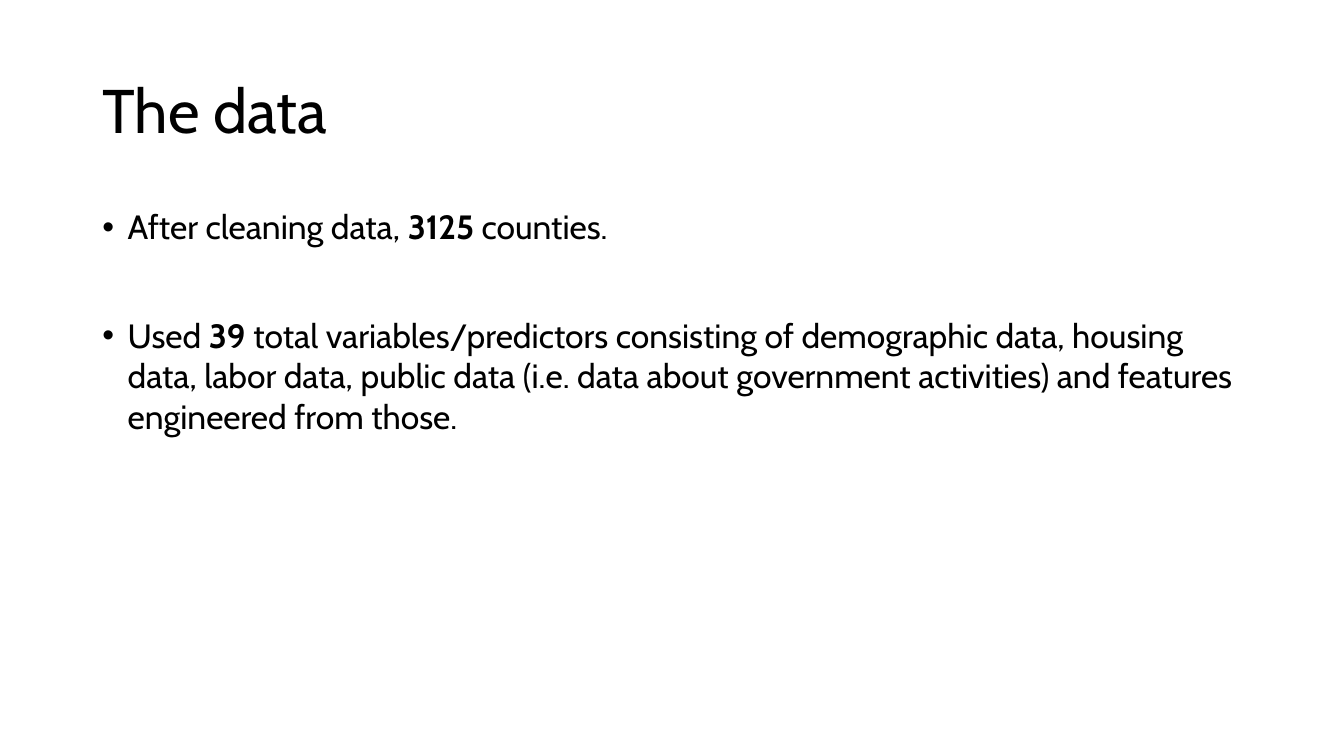
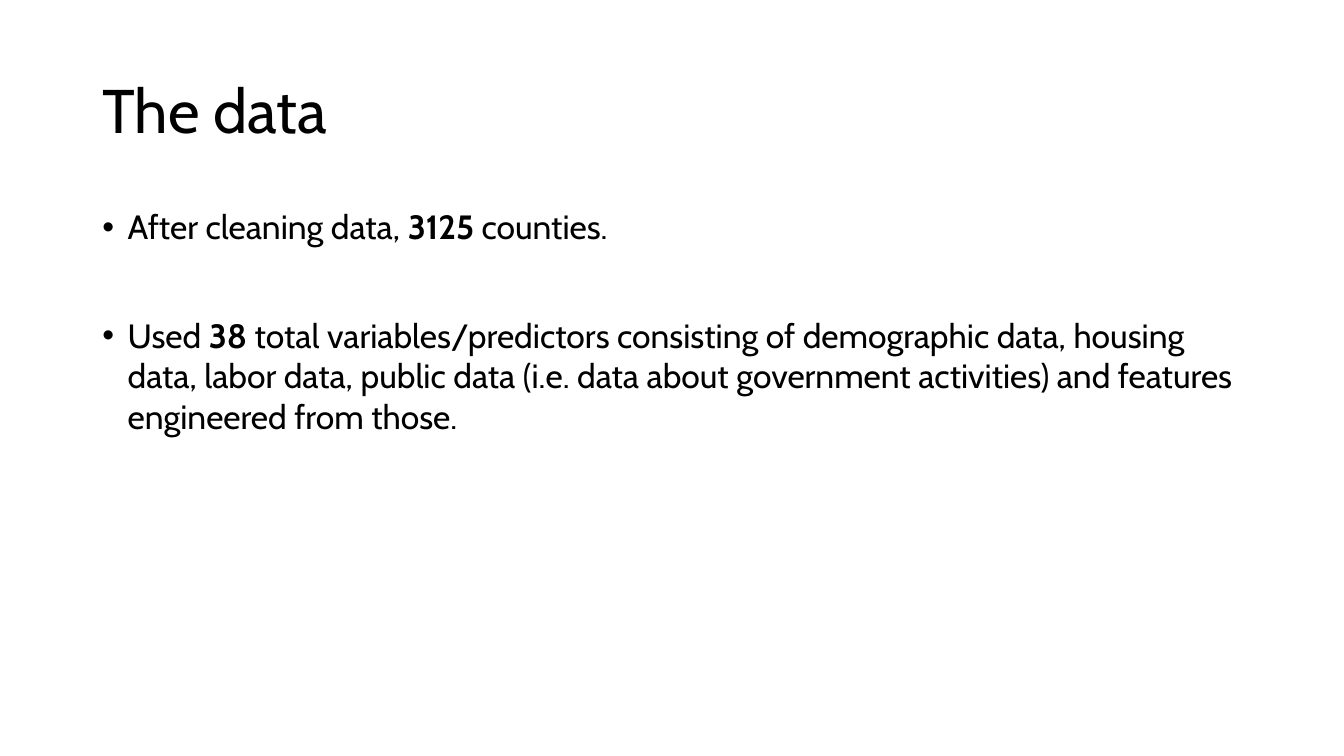
Before and after one commit to mosew/math650, a slide deck: slide 8 of votes/2000/Predicting 2000 Presidential Election Results.pptx. Drawn at 1344x756 pixels with LibreOffice and Linux fonts; fonts in the diff are those of the drawing. Boxes give left, top, right and bottom in pixels: in the first picture for what was removed or moved away, otherwise in the second. Text is boxed around its words. In the diff, an @@ line names an element or a change of style, - is before the commit and + after.

```diff
--- a/votes/2000/Predicting 2000 Presidential Election Results.pptx
+++ b/votes/2000/Predicting 2000 Presidential Election Results.pptx
@@ text at (128,322,1232,437): text changed @@
-• Used 39 total variables/predictors consisting of demographic data, housing data, labor data, public data (i.e. data about government activities) and features engineered from those.
+• Used 38 total variables/predictors consisting of demographic data, housing data, labor data, public data (i.e. data about government activities) and features engineered from those.
```
Also in this commit, not shown: 7 other slides changed, 13 slides added, 6 slides removed, 14 other files.
